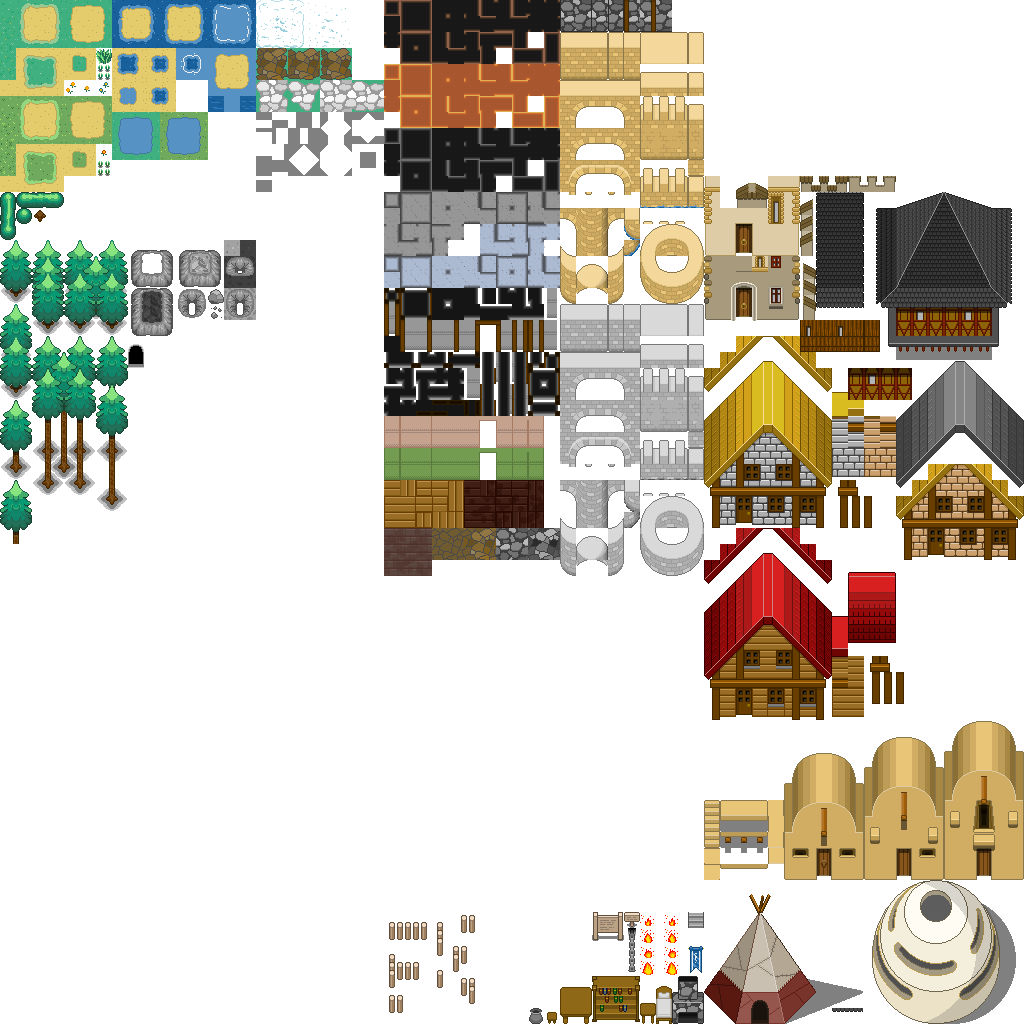
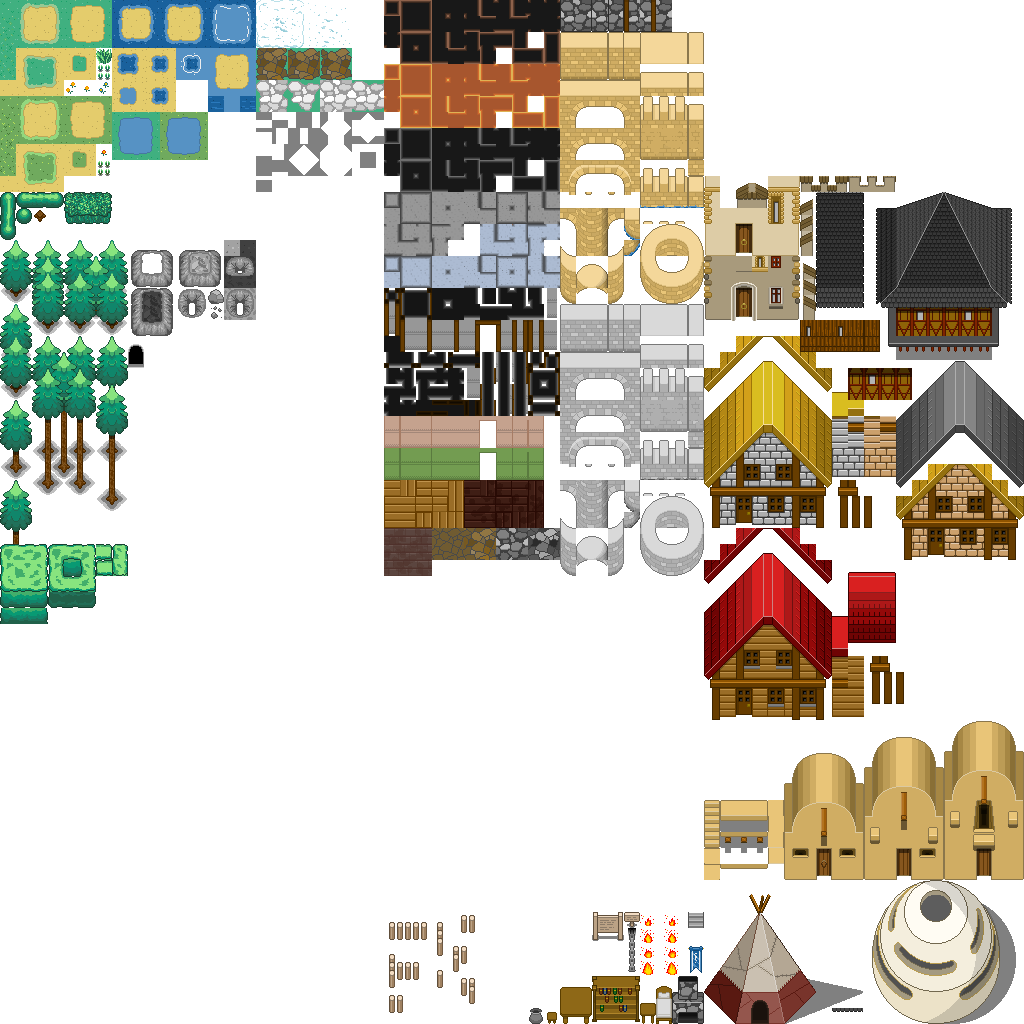
Two versions of the same layered image (1024px x 1024px). Layer-by-layer changes:
painted on "Hintergrund" over (x1=0, y1=192, x2=128, y2=624)
